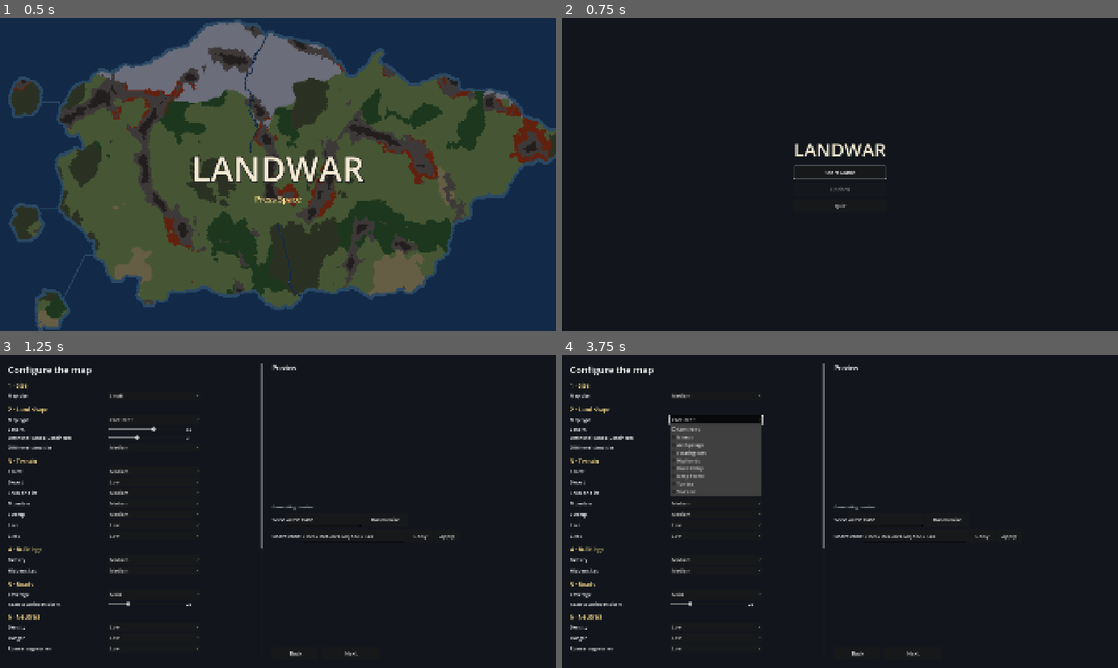
Above: before the commit, frames 1-4 (two rows, left to right).
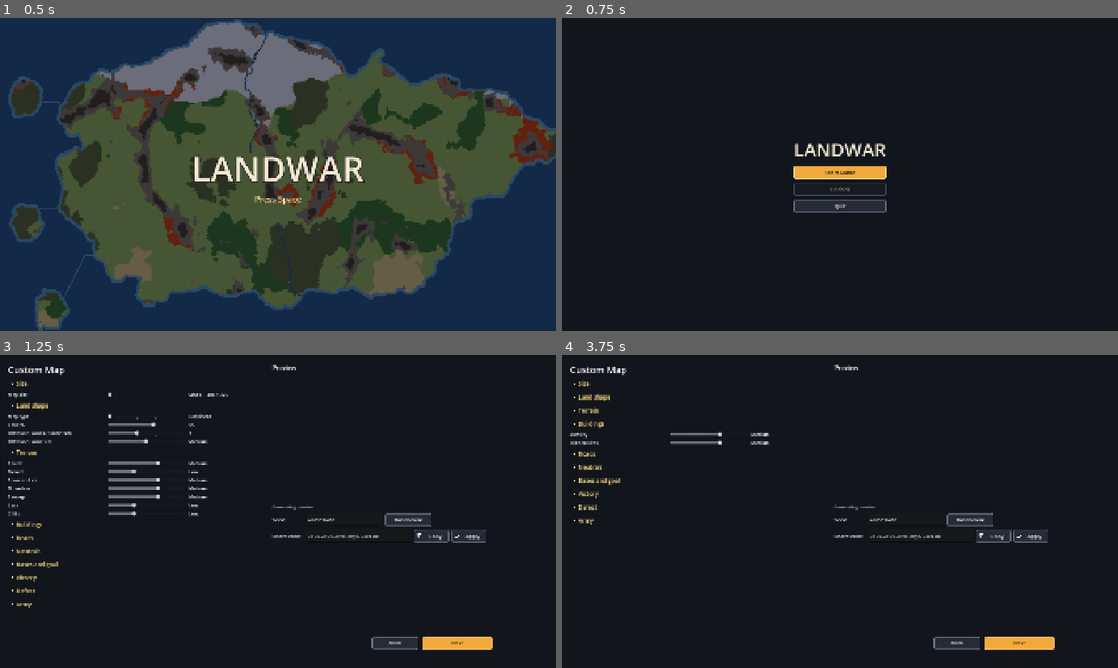
Above: after the commit, the same moments.

Repository: abeuscher/roguebattle
Game: Godot game, scene res://scenes/main.tscn
The game is run twice, just before and just after one commit, with the same random seed, the same clock (stepped at 60 frames per second) and the same inputs.
Inputs (mouse positions are in pixels of both pictures, inside the frame that each line leads up to):
- Up to frame 1 (0.5 s): no input
- Up to frame 2 (0.75 s): tap Space at 0.5 s; move the mouse to (962, 158) at 0.52 s; tap L at 0.6 s; click (962, 158) at 0.67 s
- Up to frame 3 (1.25 s): tap Space at 0.77 s
- Up to frame 4 (3.75 s): click (695, 383) at 1.25 s, where only the run after the commit has a clickable "Size"; click (695, 395) at 2 s, where only the run after the commit has a clickable "Land shape"; click (695, 411) at 2.75 s, where only the run after the commit has a clickable "Terrain"; click (695, 423) at 3.5 s, where only the run after the commit has a clickable "Buildings"

Frame 1 is identical in both runs. In frame 2, 1.6% of the frame differs, in the area x 41-59%, y 46-63%; in frame 3, 5.9%; in frame 4, 8.3%, in the area x 1-89%, y 2-97%.

Commit message:
Configurator: sliders with readouts, collapsible sections, outlined and action buttons
Co-Authored-By: Claude Opus 5.5 <noreply@anthropic.com>

Diff:
--- a/data/configurator.json
+++ b/data/configurator.json
@@ -1,25 +1,25 @@
 [
- {"key": "size", "group": "1 · Size", "label": "Map size", "target": "map", "options": ["small", "medium", "large"]},
- {"key": "preset", "group": "2 · Land shape", "label": "Map type", "target": "map",
+ {"key": "size", "group": "Size", "label": "Map size", "target": "map", "options": ["small", "medium", "large"]},
+ {"key": "preset", "group": "Land shape", "label": "Map type", "target": "map",
   "options": ["continent", "islands", "archipelago", "floating_isles", "highlands", "river_valley", "deep_forest", "tundra", "volcanic"]},
- {"key": "land_pct", "group": "2 · Land shape", "label": "Land %", "target": "map", "range": [25, 75, 1]},
- {"key": "island_count", "group": "2 · Land shape", "label": "Offshore islands (Continent)", "target": "map", "range": [0, 8, 1]},
- {"key": "island_size", "group": "2 · Land shape", "label": "Offshore island size", "target": "map", "options": ["small", "medium", "large"]},
- {"key": "terrain_amounts.forest", "group": "3 · Terrain", "label": "Forest", "target": "map", "options": ["none", "low", "medium", "high"]},
- {"key": "terrain_amounts.desert", "group": "3 · Terrain", "label": "Desert", "target": "map", "options": ["none", "low", "medium", "high"]},
- {"key": "terrain_amounts.snow", "group": "3 · Terrain", "label": "Snow and ice", "target": "map", "options": ["none", "low", "medium", "high"]},
- {"key": "terrain_amounts.mountain", "group": "3 · Terrain", "label": "Mountain", "target": "map", "options": ["none", "low", "medium", "high"]},
- {"key": "terrain_amounts.swamp", "group": "3 · Terrain", "label": "Swamp", "target": "map", "options": ["none", "low", "medium", "high"]},
- {"key": "terrain_amounts.lava", "group": "3 · Terrain", "label": "Lava", "target": "map", "options": ["none", "low", "medium", "high"]},
- {"key": "terrain_amounts.cliff", "group": "3 · Terrain", "label": "Cliffs", "target": "map", "options": ["none", "low", "medium", "high"]},
- {"key": "building_density", "group": "4 · Buildings", "label": "Density", "target": "map", "options": ["none", "low", "medium", "high"]},
- {"key": "hidden_sites", "group": "4 · Buildings", "label": "Hidden sites", "target": "map", "options": ["none", "low", "medium", "high"]},
- {"key": "road_coverage", "group": "5 · Roads", "label": "Coverage", "target": "map", "options": ["none", "main", "full"]},
- {"key": "hidden_road_chance", "group": "5 · Roads", "label": "Road to a hidden site %", "target": "map", "range": [0, 100, 5], "scale": 0.01},
- {"key": "neutral_density", "group": "6 · Neutrals", "label": "Density", "target": "map", "options": ["none", "low", "medium", "high"]},
- {"key": "neutral_danger", "group": "6 · Neutrals", "label": "Danger", "target": "map", "options": ["low", "medium", "high"]},
- {"key": "roamer_aggression", "group": "6 · Neutrals", "label": "Roamer aggression", "target": "map", "options": ["low", "medium", "high"]},
- {"key": "spawn_side", "group": "7 · Bases and goal", "label": "Your base", "target": "map", "options": ["west", "east", "north", "south"]},
+ {"key": "land_pct", "group": "Land shape", "label": "Land %", "target": "map", "range": [25, 75, 1]},
+ {"key": "island_count", "group": "Land shape", "label": "Offshore islands (Continent)", "target": "map", "range": [0, 8, 1]},
+ {"key": "island_size", "group": "Land shape", "label": "Offshore island size", "target": "map", "options": ["small", "medium", "large"]},
+ {"key": "terrain_amounts.forest", "group": "Terrain", "label": "Forest", "target": "map", "options": ["none", "low", "medium", "high"]},
+ {"key": "terrain_amounts.desert", "group": "Terrain", "label": "Desert", "target": "map", "options": ["none", "low", "medium", "high"]},
+ {"key": "terrain_amounts.snow", "group": "Terrain", "label": "Snow and ice", "target": "map", "options": ["none", "low", "medium", "high"]},
+ {"key": "terrain_amounts.mountain", "group": "Terrain", "label": "Mountain", "target": "map", "options": ["none", "low", "medium", "high"]},
+ {"key": "terrain_amounts.swamp", "group": "Terrain", "label": "Swamp", "target": "map", "options": ["none", "low", "medium", "high"]},
+ {"key": "terrain_amounts.lava", "group": "Terrain", "label": "Lava", "target": "map", "options": ["none", "low", "medium", "high"]},
+ {"key": "terrain_amounts.cliff", "group": "Terrain", "label": "Cliffs", "target": "map", "options": ["none", "low", "medium", "high"]},
+ {"key": "building_density", "group": "Buildings", "label": "Density", "target": "map", "options": ["none", "low", "medium", "high"]},
+ {"key": "hidden_sites", "group": "Buildings", "label": "Hidden sites", "target": "map", "options": ["none", "low", "medium", "high"]},
+ {"key": "road_coverage", "group": "Roads", "label": "Coverage", "target": "map", "options": ["none", "main", "full"]},
+ {"key": "hidden_road_chance", "group": "Roads", "label": "Road to a hidden site %", "target": "map", "range": [0, 100, 5], "scale": 0.01},
+ {"key": "neutral_density", "group": "Neutrals", "label": "Density", "target": "map", "options": ["none", "low", "medium", "high"]},
+ {"key": "neutral_danger", "group": "Neutrals", "label": "Danger", "target": "map", "options": ["low", "medium", "high"]},
+ {"key": "roamer_aggression", "group": "Neutrals", "label": "Roamer aggression", "target": "map", "options": ["low", "medium", "high"]},
+ {"key": "spawn_side", "group": "Bases and goal", "label": "Your base", "target": "map", "options": ["west", "east", "north", "south"]},
  {"key": "victory_leader", "group": "Victory", "label": "Defeat the enemy leader", "target": "game", "options": [false, true], "default": true},
  {"key": "victory_goal", "group": "Victory", "label": "Reach the goal", "target": "game", "options": [false, true], "default": false},
  {"key": "victory_squads", "group": "Victory", "label": "Defeat enemy squads", "target": "game", "options": [false, true], "default": false},
--- a/ui/configurator_screen.gd
+++ b/ui/configurator_screen.gd
@@ -7,6 +7,8 @@
 
 signal back
 signal next(map: MapData)  # the previewed map, or null if it doesn't match the settings yet
+
+const OPEN_SECTIONS := ["Size", "Land shape", "Terrain"]  # the rest start collapsed
 
 var data: GameData
 var config: GameConfig
@@ -29,8 +31,9 @@
 	UiStyle.backdrop(self)
 	var margin := MarginContainer.new()
 	margin.set_anchors_and_offsets_preset(PRESET_FULL_RECT)
-	for side in ["left", "right", "top", "bottom"]:
+	for side in ["left", "right", "top"]:
 		margin.add_theme_constant_override("margin_" + side, 28)
+	margin.add_theme_constant_override("margin_bottom", 64)
 	add_child(margin)
 	var columns := HBoxContainer.new()
 	columns.add_theme_constant_override("separation", 32)
@@ -48,26 +51,49 @@
 	col.size_flags_horizontal = SIZE_EXPAND_FILL
 	col.add_theme_constant_override("separation", 6)
 	scroll.add_child(col)
-	col.add_child(UiStyle.label("Configure the map", 32))
+	col.add_child(UiStyle.label("Custom Map", 32))
 	var group := ""
+	var section: VBoxContainer
 	for f in data.config_fields:
 		if f["group"] != group:
 			group = f["group"]
-			var heading := UiStyle.label(group, 20, UiStyle.ACCENT)
-			heading.custom_minimum_size.y = 40
-			heading.vertical_alignment = VERTICAL_ALIGNMENT_BOTTOM
-			col.add_child(heading)
+			section = VBoxContainer.new()
+			section.add_theme_constant_override("separation", 6)
+			section.visible = group in OPEN_SECTIONS
+			col.add_child(_section_heading(group, section))
+			col.add_child(section)
 		var row := HBoxContainer.new()
 		var name := UiStyle.label(f["label"], 16)
 		name.custom_minimum_size.x = 340
 		row.add_child(name)
 		var control := _control_for(f)
-		control.custom_minimum_size.x = 320
+		control.custom_minimum_size.x = 480
 		row.add_child(control)
-		col.add_child(row)
+		section.add_child(row)
 	return scroll
 
 
+## A heading that shows or hides its section when clicked.
+func _section_heading(group: String, section: Control) -> Button:
+	var b := Button.new()
+	b.text = group
+	b.flat = true
+	b.alignment = HORIZONTAL_ALIGNMENT_LEFT
+	b.custom_minimum_size.y = 40
+	b.add_theme_font_size_override("font_size", 20)
+	for state in ["font_color", "font_hover_color", "font_pressed_color", "font_focus_color",
+			"icon_normal_color", "icon_hover_color", "icon_pressed_color", "icon_focus_color"]:
+		b.add_theme_color_override(state, UiStyle.ACCENT)
+	b.add_theme_stylebox_override("focus", StyleBoxEmpty.new())
+	b.icon = UiStyle.icon("open" if section.visible else "closed")
+	b.pressed.connect(func():
+		section.visible = not section.visible
+		b.icon = UiStyle.icon("open" if section.visible else "closed"))
+	return b
+
+
+## On/off fields get a check box; every other field a slider over its options,
+## with the chosen value read out on the right.
 func _control_for(f: Dictionary) -> Control:
 	var key: String = f["key"]
 	var opts := GameConfig.options(f)
@@ -76,29 +102,38 @@
 		box.toggled.connect(func(on: bool): _changed(key, on))
 		_controls[key] = box
 		return box
-	if f.has("range"):
-		var row := HBoxContainer.new()
-		var slider := HSlider.new()
-		slider.min_value = f["range"][0]
-		slider.max_value = f["range"][1]
-		slider.step = f["range"][2]
-		slider.size_flags_horizontal = SIZE_EXPAND_FILL
-		slider.size_flags_vertical = SIZE_SHRINK_CENTER
-		var value := UiStyle.label("", 16)
-		value.custom_minimum_size.x = 48
-		slider.value_changed.connect(func(v: float):
-			value.text = str(int(v))
-			_changed(key, v))
-		row.add_child(slider)
-		row.add_child(value)
-		_controls[key] = slider
-		return row
-	var pick := OptionButton.new()
-	for i in opts.size():
-		pick.add_item(str(f["labels"][i]) if f.has("labels") else str(opts[i]).capitalize())
-	pick.item_selected.connect(func(i: int): _changed(key, opts[i]))
-	_controls[key] = pick
-	return pick
+	var row := HBoxContainer.new()
+	row.add_theme_constant_override("separation", 14)
+	var slider := HSlider.new()
+	slider.max_value = opts.size() - 1
+	slider.step = 1
+	slider.tick_count = opts.size() if opts.size() <= 12 else 0
+	slider.ticks_on_borders = true
+	slider.size_flags_horizontal = SIZE_EXPAND_FILL
+	slider.size_flags_vertical = SIZE_SHRINK_CENTER
+	var value := UiStyle.label("", 16)
+	value.custom_minimum_size.x = 200
+	slider.value_changed.connect(func(i: float):
+		value.text = _readout(f, int(i))
+		_changed(key, opts[int(i)]))
+	row.add_child(slider)
+	row.add_child(value)
+	_controls[key] = slider
+	return row
+
+
+## How a slider shows option i: its label, its number, or its name (map size adds its hexes).
+func _readout(f: Dictionary, i: int) -> String:
+	if f.has("labels"):
+		return str(f["labels"][i])
+	var v: Variant = GameConfig.options(f)[i]
+	if v is String:
+		var text: String = v.capitalize()
+		if f["key"] == "size":
+			var dims: Array = data.mapgen["sizes"][v]
+			text += "  ·  %d × %d" % [dims[0], dims[1]]
+		return text
+	return str(int(v)) if float(v) == floorf(float(v)) else str(v)
 
 
 func _build_side() -> Control:
@@ -111,7 +146,10 @@
 	col.add_child(_preview)
 	col.add_child(_status)
 	var seed_row := HBoxContainer.new()
-	seed_row.add_child(UiStyle.label("Seed", 18))
+	seed_row.add_theme_constant_override("separation", 10)
+	var seed_label := UiStyle.label("Seed", 18)
+	seed_label.custom_minimum_size.x = 110
+	seed_row.add_child(seed_label)
 	_seed.custom_minimum_size.x = 260
 	_seed.text_submitted.connect(func(_t): _read_seed())
 	_seed.focus_exited.connect(_read_seed)
@@ -124,16 +162,19 @@
 	seed_row.add_child(randomize)
 	col.add_child(seed_row)
 	var code_row := HBoxContainer.new()
-	code_row.add_child(UiStyle.label("Share code", 18))
+	code_row.add_theme_constant_override("separation", 10)
+	var code_label := UiStyle.label("Share code", 18)
+	code_label.custom_minimum_size.x = 110
+	code_row.add_child(code_label)
 	_code.custom_minimum_size.x = 360
 	_code.text_submitted.connect(func(_t): _apply_code())
 	code_row.add_child(_code)
-	var copy := UiStyle.button("Copy", 90)
+	var copy := UiStyle.button("Copy", 120, false, "copy")
 	copy.pressed.connect(func():
 		DisplayServer.clipboard_set(_code.text)
 		_status.text = "Share code copied.")
 	code_row.add_child(copy)
-	var apply := UiStyle.button("Apply", 90)
+	var apply := UiStyle.button("Apply", 120, false, "apply")
 	apply.pressed.connect(_apply_code)
 	code_row.add_child(apply)
 	col.add_child(code_row)
@@ -141,11 +182,12 @@
 	spacer.size_flags_vertical = SIZE_EXPAND_FILL
 	col.add_child(spacer)
 	var buttons := HBoxContainer.new()
-	buttons.add_theme_constant_override("separation", 12)
+	buttons.add_theme_constant_override("separation", 16)
+	buttons.alignment = BoxContainer.ALIGNMENT_END
 	var b := UiStyle.button("Back", 160)
 	b.pressed.connect(func(): back.emit())
 	buttons.add_child(b)
-	var go := UiStyle.button("Next", 200)
+	var go := UiStyle.button("Next", 240, true)
 	go.pressed.connect(func(): next.emit(_built_map if _built_key == _key() else null))
 	buttons.add_child(go)
 	col.add_child(buttons)
@@ -170,10 +212,9 @@
 		if c is CheckBox:
 			c.button_pressed = v
 		elif c is HSlider:
-			c.value = v
-			(c.get_parent().get_child(1) as Label).text = str(int(v))
-		elif c is OptionButton:
-			c.selected = GameConfig._index_of(GameConfig.options(f), v)
+			var i := GameConfig._index_of(GameConfig.options(f), v)
+			c.value = i
+			(c.get_parent().get_child(1) as Label).text = _readout(f, i)
 		c.set_block_signals(false)
 	_seed.text = str(config.seed)
 	_code.text = config.to_code()
--- a/ui/start_screen.gd
+++ b/ui/start_screen.gd
@@ -18,7 +18,7 @@
 	var title := UiStyle.label("LANDWAR", 64, Color("#f4ead2"))
 	title.horizontal_alignment = HORIZONTAL_ALIGNMENT_CENTER
 	col.add_child(title)
-	var start := UiStyle.button("Start Game", 300)
+	var start := UiStyle.button("Start Game", 300, true)
 	start.pressed.connect(func(): start_game.emit())
 	col.add_child(start)
 	var options := UiStyle.button("Options", 300)
--- a/ui/summary_screen.gd
+++ b/ui/summary_screen.gd
@@ -39,7 +39,7 @@
 	var b := UiStyle.button("Back", 160)
 	b.pressed.connect(func(): back.emit())
 	buttons.add_child(b)
-	var go := UiStyle.button("Start", 200)
+	var go := UiStyle.button("Start", 240, true)
 	go.pressed.connect(func(): confirm.emit())
 	buttons.add_child(go)
 	go.grab_focus.call_deferred()
--- a/ui/ui_style.gd
+++ b/ui/ui_style.gd
@@ -4,6 +4,9 @@
 const BACKGROUND := Color("#12161c")
 const PANEL := Color(0.1, 0.12, 0.15)
 const ACCENT := Color("#ffe08a")
+const ACTION := Color("#f2a93b")  # the main way forward on a screen
+const OUTLINE := Color(0.42, 0.46, 0.53)
+const ICON_SIZE := 20
 
 
 static func box(color: Color, margin: int) -> StyleBoxFlat:
@@ -22,12 +25,69 @@
 	return l
 
 
-static func button(text: String, min_width := 220.0) -> Button:
+## An outlined button. `action` fills it with the action color, for the main way forward.
+## `icon_kind` is one of icon()'s kinds.
+static func button(text: String, min_width := 220.0, action := false, icon_kind := "") -> Button:
 	var b := Button.new()
 	b.text = text
 	b.custom_minimum_size = Vector2(min_width, 44)
 	b.add_theme_font_size_override("font_size", 18)
+	var fill := ACTION if action else Color(0.15, 0.17, 0.21)
+	var edge := ACTION.lightened(0.25) if action else OUTLINE
+	var text_color := Color(0.1, 0.08, 0.04) if action else Color.WHITE
+	b.add_theme_stylebox_override("normal", _outlined(fill, edge))
+	b.add_theme_stylebox_override("hover", _outlined(fill.lightened(0.12), ACCENT))
+	b.add_theme_stylebox_override("pressed", _outlined(fill.darkened(0.2), ACCENT))
+	b.add_theme_stylebox_override("focus", _outlined(Color(0, 0, 0, 0), ACCENT))
+	b.add_theme_stylebox_override("disabled", _outlined(fill.darkened(0.4), edge.darkened(0.4)))
+	for state in ["font_color", "font_hover_color", "font_pressed_color", "font_focus_color",
+			"icon_normal_color", "icon_hover_color", "icon_pressed_color", "icon_focus_color"]:
+		b.add_theme_color_override(state, text_color)
+	b.add_theme_color_override("font_disabled_color", text_color.darkened(0.5) if not action else text_color)
+	if icon_kind != "":
+		b.icon = icon(icon_kind)
 	return b
+
+
+static func _outlined(fill: Color, edge: Color) -> StyleBoxFlat:
+	var s := box(fill, 8)
+	s.set_border_width_all(2)
+	s.border_color = edge
+	return s
+
+
+## A small white icon drawn in code: "copy", "apply", "open" or "closed".
+static func icon(kind: String) -> ImageTexture:
+	var n := ICON_SIZE
+	var img := Image.create(n, n, false, Image.FORMAT_RGBA8)
+	for y in n:
+		for x in n:
+			var p := Vector2(x + 0.5, y + 0.5) / n
+			if _icon_covers(kind, p):
+				img.set_pixel(x, y, Color.WHITE)
+	return ImageTexture.create_from_image(img)
+
+
+static func _icon_covers(kind: String, p: Vector2) -> bool:
+	match kind:
+		"copy":  # two overlapping sheets
+			return _frame(p, Rect2(0.32, 0.32, 0.6, 0.6)) \
+					or (_frame(p, Rect2(0.08, 0.08, 0.6, 0.6)) and not Rect2(0.32, 0.32, 0.6, 0.6).has_point(p))
+		"apply":  # a check mark
+			return _near(p, Vector2(0.12, 0.52), Vector2(0.4, 0.8)) or _near(p, Vector2(0.4, 0.8), Vector2(0.9, 0.22))
+		"open":
+			return Geometry2D.is_point_in_polygon(p, PackedVector2Array([Vector2(0.15, 0.3), Vector2(0.85, 0.3), Vector2(0.5, 0.75)]))
+		"closed":
+			return Geometry2D.is_point_in_polygon(p, PackedVector2Array([Vector2(0.3, 0.15), Vector2(0.75, 0.5), Vector2(0.3, 0.85)]))
+	return false
+
+
+static func _frame(p: Vector2, r: Rect2) -> bool:
+	return r.has_point(p) and not r.grow(-0.1).has_point(p)
+
+
+static func _near(p: Vector2, a: Vector2, b: Vector2) -> bool:
+	return p.distance_to(Geometry2D.get_closest_point_to_segment(p, a, b)) < 0.08
 
 
 ## A full-screen backdrop for a screen.
Not shown, changed: DECISIONS.md
